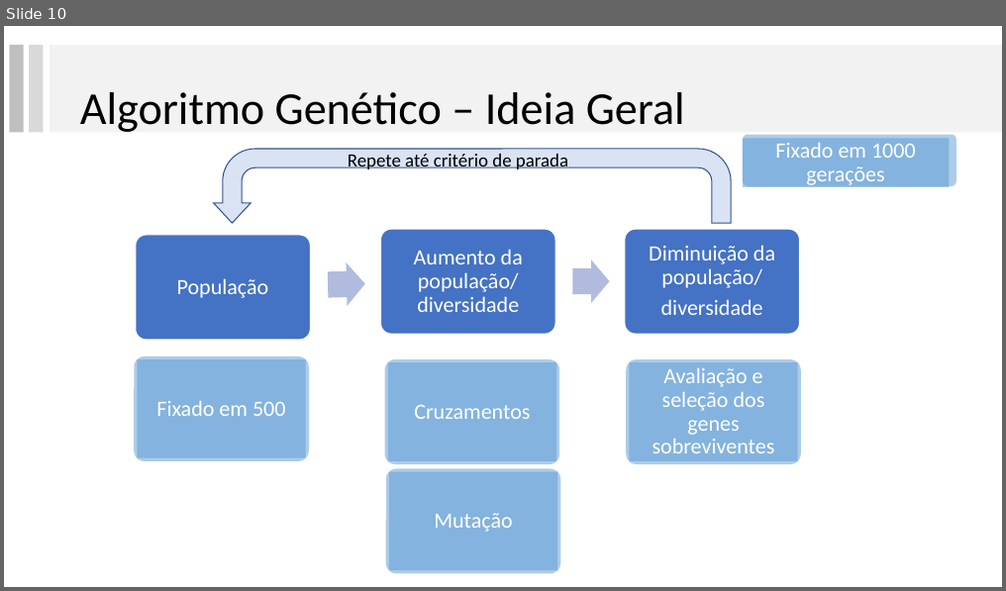
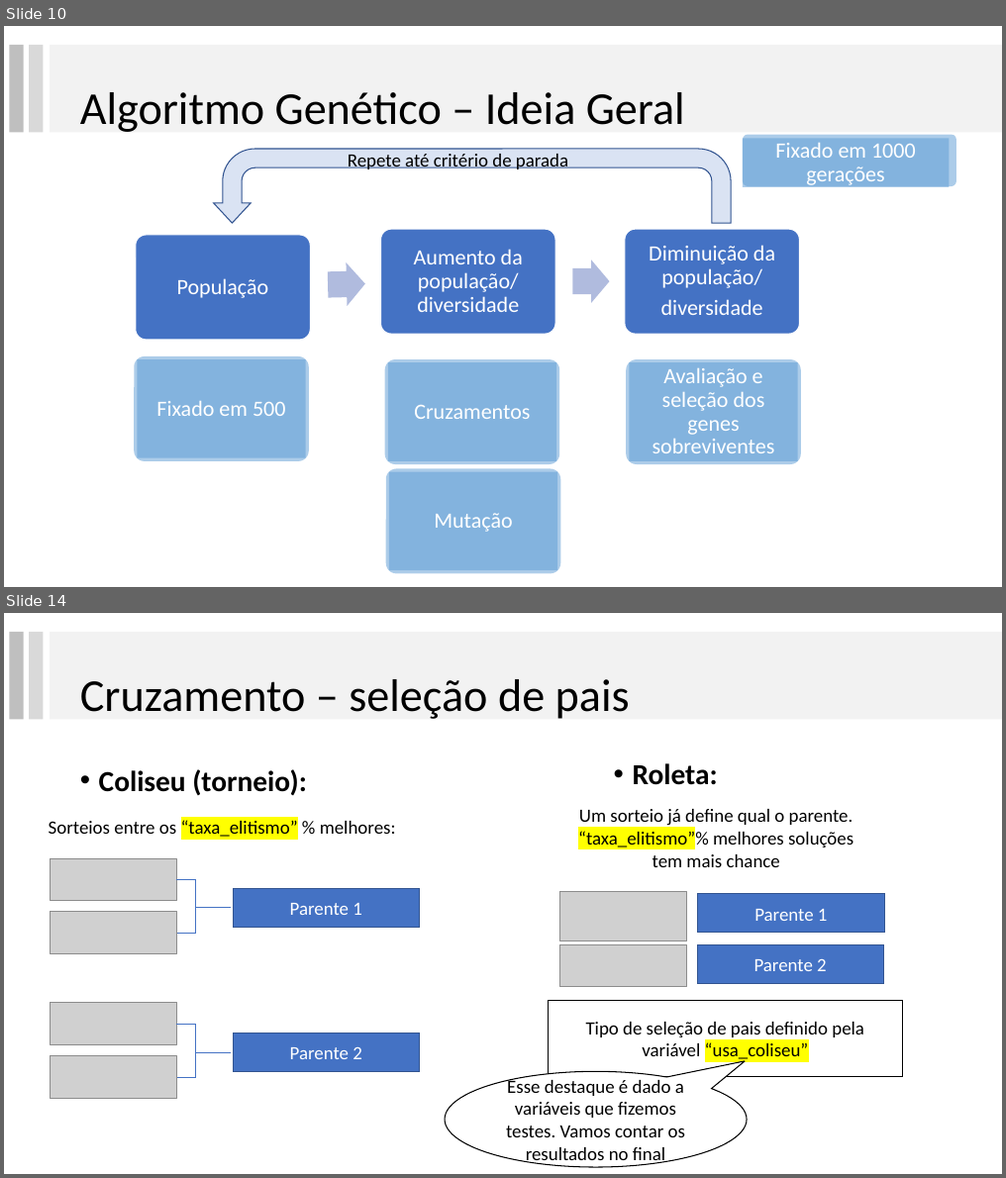
Before and after one commit to lpbiasoto/metaheuristicas, a slide deck: Apresentacao 3/ApresentacaoGA.pptx. Shown one above the other, each under a label of ours: slide 10 before the commit, slides 10 and 14 after it; the slides between them are not shown. The pictures are 1006x591 and 1006x1178 pixels, drawn with LibreOffice and Linux fonts; fonts in the diff are those of the drawing; grey boxes stand for pictures. Boxes give left, top, right and bottom in pixels: in the first picture for what was removed or moved away, otherwise in the second. Text is boxed around its words. In the diff, an @@ line names an element or a change of style, - is before the commit and + after.

```diff
--- a/Apresentacao 3/ApresentacaoGA.pptx
+++ b/Apresentacao 3/ApresentacaoGA.pptx
@@ slide 14 added at [4, 613, 1002, 1174], background #FFFFFF @@
@@ rectangle added at [9, 632, 24, 719], fill #BFBFBF @@
@@ rectangle added at [29, 632, 43, 719], fill #D9D9D9 @@
@@ rectangle added at [50, 632, 1002, 719], fill #F2F2F2 @@
@@ title added at [80, 679, 630, 719], 44 pt, text #000000 @@
+Cruzamento – seleção de pais
@@ text added at [99, 769, 307, 795], 28 pt, text #000000, bold @@
+• Coliseu (torneio):
@@ text added at [633, 763, 718, 785], 28 pt, text #000000, bold @@
+• Roleta:
@@ text added at [49, 820, 396, 837], 18 pt, text #000000 @@
+Sorteios entre os “taxa_elitismo” % melhores:
@@ text added at [578, 809, 853, 867], 18 pt, text #000000 @@
+Um sorteio já define qual o parente. “taxa_elitismo”% melhores soluções
+tem mais chance
@@ picture added at [50, 859, 177, 900] @@
@@ elbow line added from (177, 879) to (177, 933), #4472C4 0.5 pt @@
@@ line added from (196, 907) to (230, 907), #4472C4 0.5 pt @@
@@ rectangle added at [233, 888, 420, 928], fill #4472C4, outline #325491 1 pt, 18 pt, text #FFFFFF @@
+Parente 1
@@ picture added at [559, 891, 687, 941] @@
@@ rectangle added at [698, 894, 884, 934], fill #4472C4, outline #325491 1 pt, 18 pt, text #FFFFFF @@
+Parente 1
@@ picture added at [50, 912, 177, 954] @@
@@ picture added at [559, 946, 687, 987] @@
@@ rectangle added at [697, 946, 884, 984], fill #4472C4, outline #325491 1 pt, 18 pt, text #FFFFFF @@
+Parente 2
@@ picture added at [50, 1003, 177, 1045] @@
@@ elbow line added from (177, 1024) to (177, 1077), #4472C4 0.5 pt @@
@@ rectangle added at [548, 1000, 902, 1077], fill #FFFFFF, outline #000000 1 pt, 18 pt, text #000000 @@
+Tipo de seleção de pais definido pela variável “usa_coliseu”
@@ picture added at [50, 1057, 177, 1098] @@
@@ line added from (196, 1053) to (230, 1053), #4472C4 0.5 pt @@
@@ rectangle added at [233, 1033, 420, 1072], fill #4472C4, outline #325491 1 pt, 18 pt, text #FFFFFF @@
+Parente 2
@@ speech bubble added at [445, 1072, 747, 1167], fill #FFFFFF, outline #000000 1 pt, 18 pt, text #000000 @@
+Esse destaque é dado a variáveis que fizemos testes. Vamos contar os resultados no final
```
Also in this commit, not shown: 4 slides changed, 10 other slides added, 4 slides removed, 1 other file.
